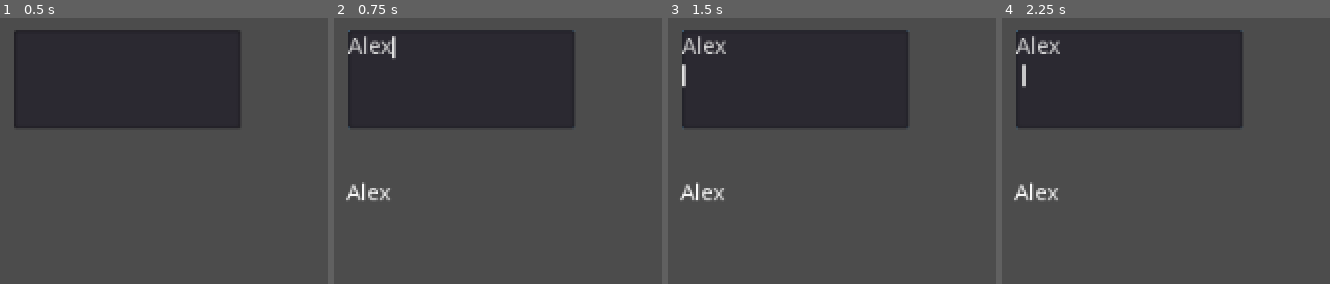
Above: before the commit, frames 1-4 (left to right).
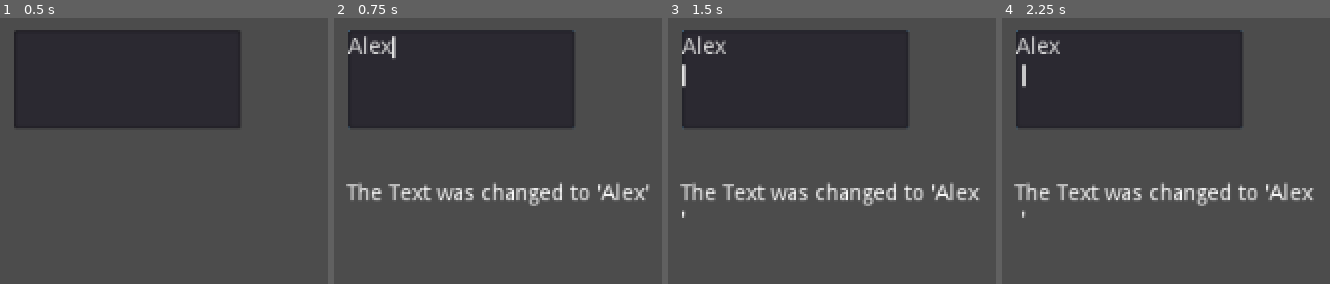
Above: after the commit, the same moments.

Repository: learngodo/learngodo
Game: Godot game, scene res://Node2D.tscn
The game is run twice, just before and just after one commit, with the same random seed, the same clock (stepped at 60 frames per second) and the same inputs.
Inputs (mouse positions are in pixels of both pictures, inside the frame that each line leads up to):
- Up to frame 1 (0.5 s): no input
- Up to frame 2 (0.75 s): click (461, 79) at 0.52 s; type "Alex" at 0.6 s
- Up to frame 3 (1.5 s): tap Enter at 1.25 s
- Up to frame 4 (2.25 s): tap Space at 2 s

Frame 1 is identical in both runs. In frame 2, 2.7% of the frame differs, in the area x 3-97%, y 61-71%; in frame 3, 2.7%; in frame 4, 2.7%.

Commit message:
changed Label.gd

Diff:
--- a/Label.gd
+++ b/Label.gd
@@ -2,4 +2,7 @@
 
 
 func _on_TextEdit_text_changed():
-	self.text = get_parent().get_node("TextEdit").text
+	var updated_text = get_parent().get_node("TextEdit").text
+	self.text = "The Text was changed to '{new_text}'".format({
+		new_text = updated_text
+		})
